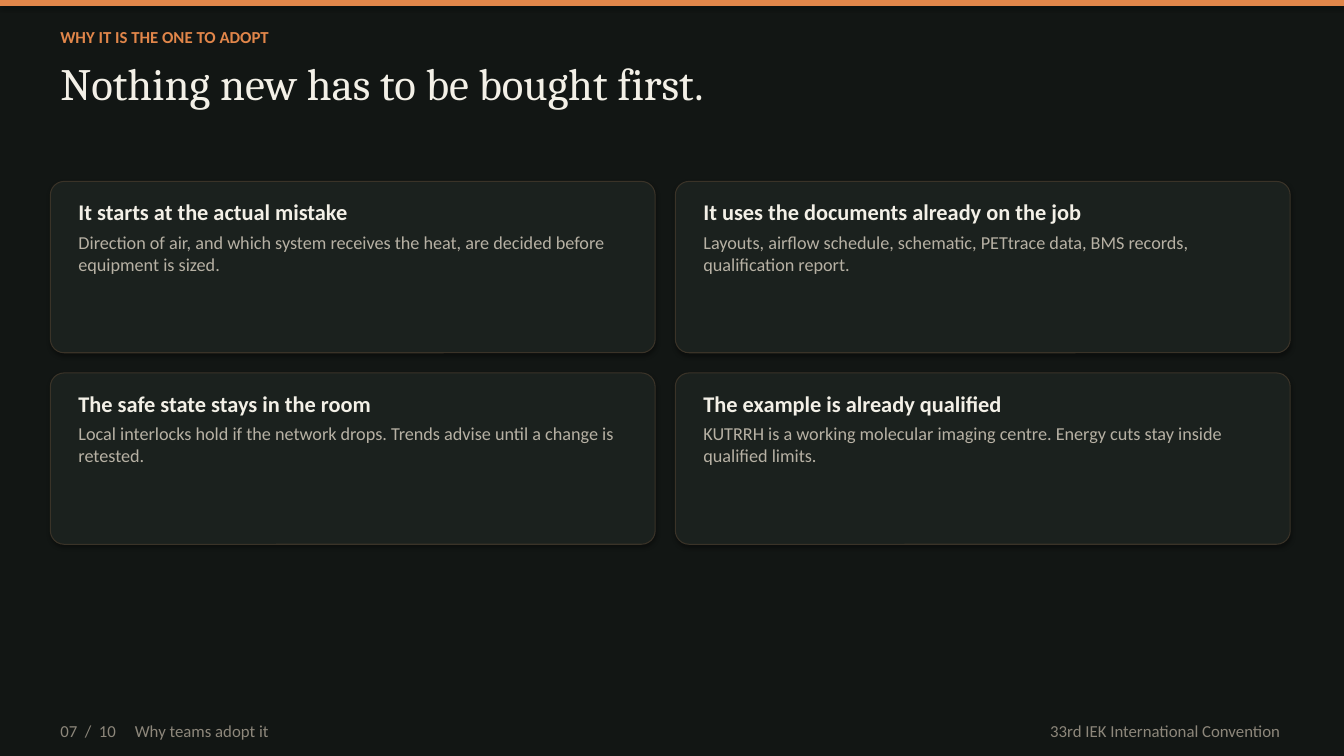
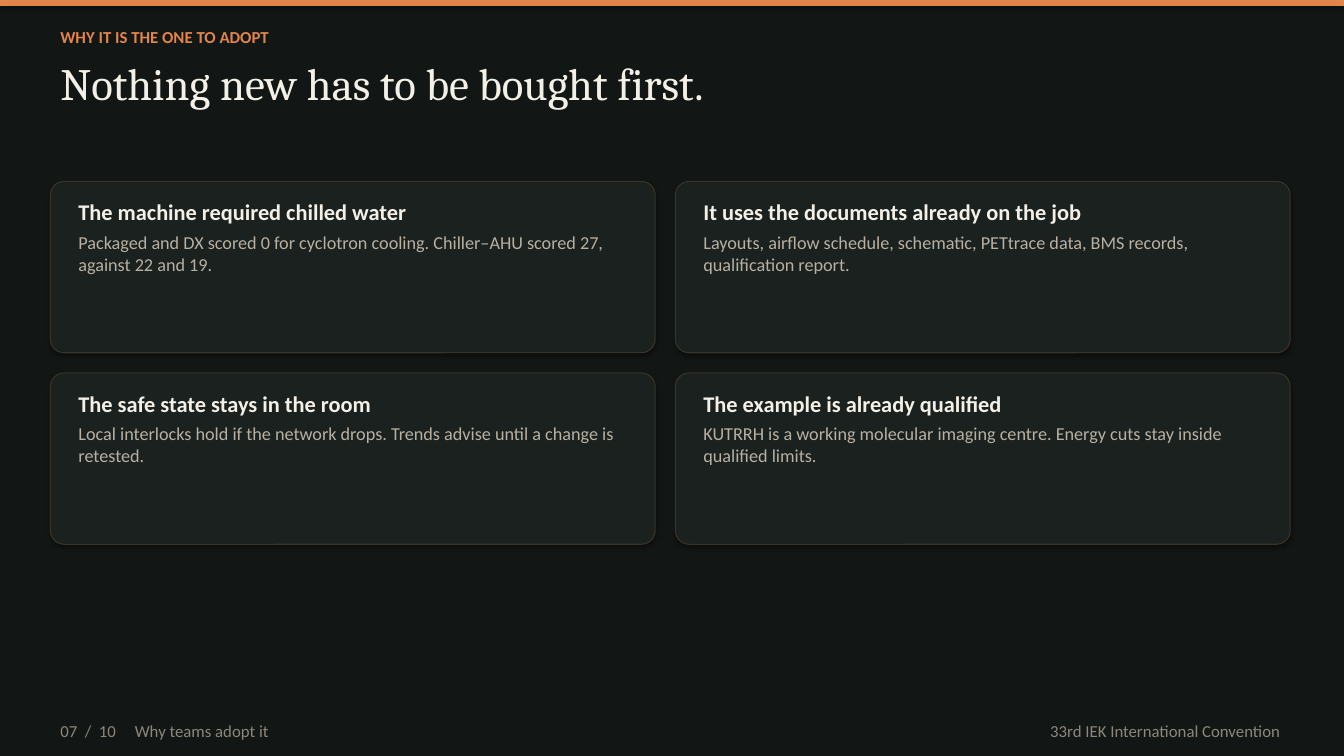
Before and after one commit to kakaijacob/Special-Operations-Schema, a slide deck: slide 7 of iek-talks/IEK_Cyclotron_HVAC_10_slides.pptx. Drawn at 1344x756 pixels with LibreOffice and Linux fonts; fonts in the diff are those of the drawing. Boxes give left, top, right and bottom in pixels: in the first picture for what was removed or moved away, otherwise in the second. Text is boxed around its words. In the diff, an @@ line names an element or a change of style, - is before the commit and + after.

```diff
--- a/iek-talks/IEK_Cyclotron_HVAC_10_slides.pptx
+++ b/iek-talks/IEK_Cyclotron_HVAC_10_slides.pptx
@@ text at [78,204,603,274]: text changed @@
-It starts at the actual mistake
-Direction of air, and which system receives the heat, are decided before equipment is sized.
+The machine required chilled water
+Packaged and DX scored 0 for cyclotron cooling. Chiller–AHU scored 27, against 22 and 19.
```
Also in this commit, not shown: 2 other slides changed, 1 slide added, 1 slide removed, 2 other files.
